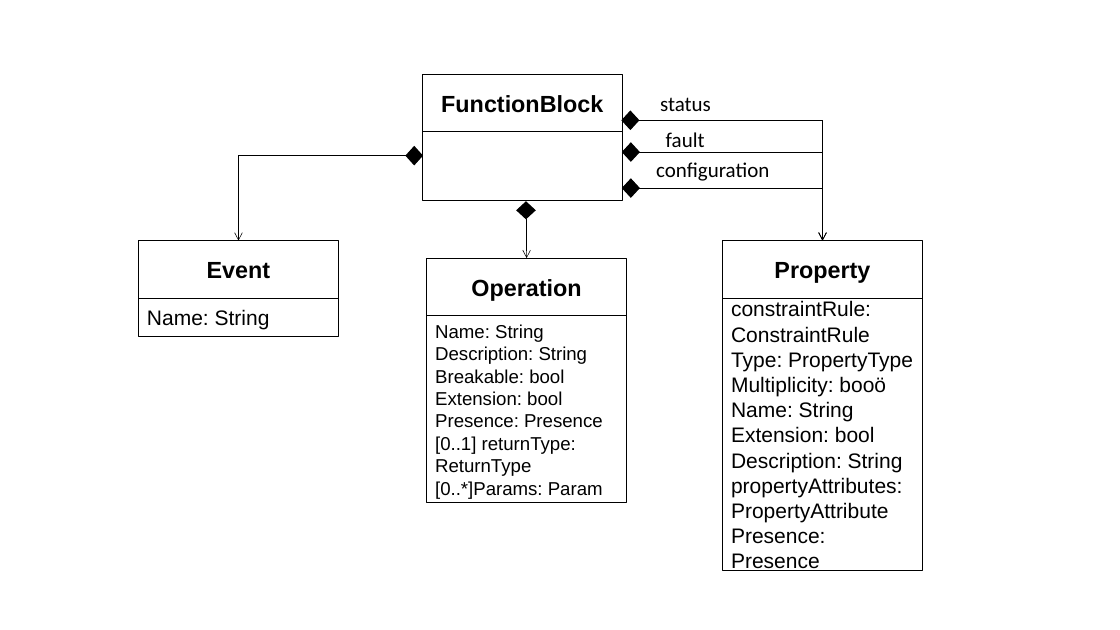
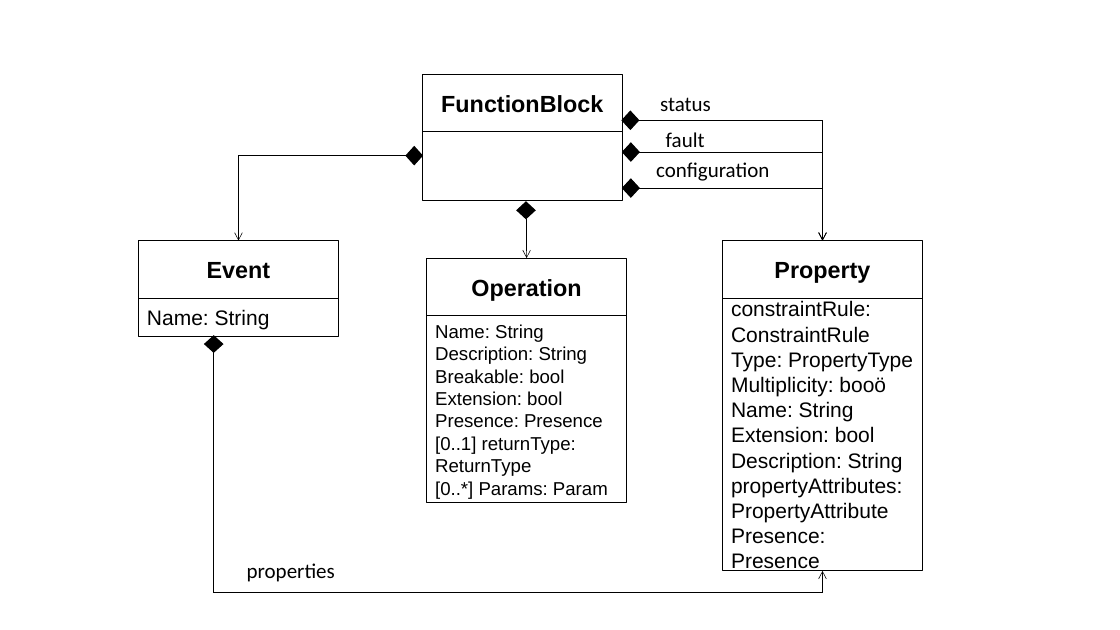
Before and after one commit to derlehner/dt_language_comparison, a slide deck: slide 3 of Figures.pptx. Drawn at 1120x630 pixels with LibreOffice and Linux fonts; fonts in the diff are those of the drawing. Boxes give left, top, right and bottom in pixels: in the first picture for what was removed or moved away, otherwise in the second. Text is boxed around its words. In the diff, an @@ line names an element or a change of style, - is before the commit and + after.

```diff
--- a/Figures.pptx
+++ b/Figures.pptx
@@ diamond added at (x1=205, y1=336, x2=223, y2=352), fill #000000, outline #000000 1 pt @@
@@ elbow arrow added from (213, 352) to (823, 571), #000000 0.5 pt @@
@@ text in rectangle at (x1=435, y1=481, x2=608, y2=499): spaces changed @@
-[0..*]Params: Param
+[0..*] Params: Param
@@ text added at (x1=247, y1=563, x2=335, y2=582), 18 pt, text #000000 @@
+properties
```
Also in this commit, not shown: 2 other slides changed, 3 other files.
